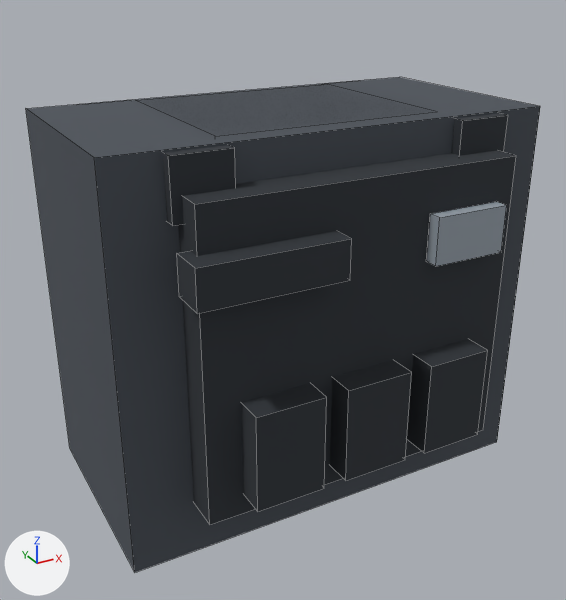
A saved change to the FBX model assets/3d/export/pc_recon_upper_torso.fbx.
The view is the same before and after, from a camera (50 mm lens) standing at (-1.64, -2.96, 1.44) and looking at (-0.04, -0.05, -0.01). Every picture has the same lights, and +X, +Y and +Z are marked at lower left. The picture after the commit comes second. Mesh edges are drawn as thin lines.

Names of what the first picture shows: 'pc_recon_upper_torso'.
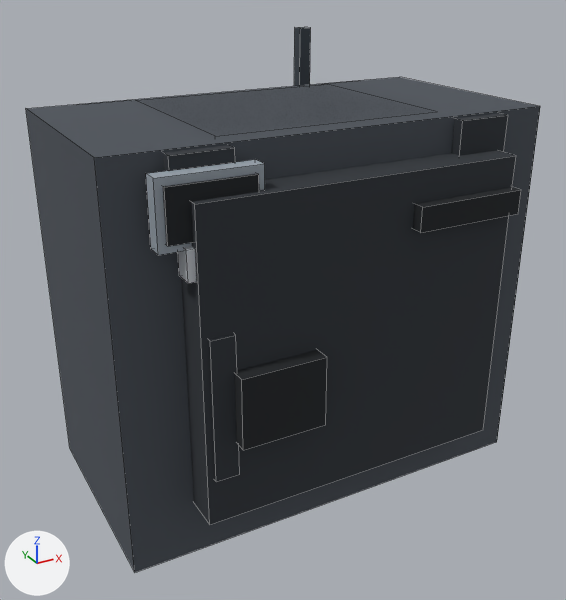
Boxes (x1, y1, x2, y2) around the edits, measured in the pictures (566 x 600 px):
```json
{"object": "pc_recon_upper_torso", "change": "reshaped", "before": [26, 77, 540, 572], "after": [26, 27, 540, 572], "on screen": "10% taller"}
{"part": 1, "of": "me_pc_recon_upper_torso", "change": "added", "after": [178, 246, 196, 283]}
{"part": 2, "of": "me_pc_recon_upper_torso", "change": "added", "after": [146, 160, 265, 255]}
{"part": 3, "of": "me_pc_recon_upper_torso", "change": "added", "after": [163, 174, 259, 246]}
{"part": 4, "of": "me_pc_recon_upper_torso", "change": "added", "after": [413, 187, 521, 233]}
{"part": 5, "of": "me_pc_recon_upper_torso", "change": "added", "after": [294, 27, 311, 86]}
{"part": 6, "of": "me_pc_recon_upper_torso", "change": "added", "after": [235, 350, 327, 450]}
{"part": 7, "of": "me_pc_recon_upper_torso", "change": "added", "after": [209, 334, 240, 482]}
{"part": 8, "of": "me_pc_recon_upper_torso", "change": "deleted", "before": [426, 202, 507, 266]}
{"part": 9, "of": "me_pc_recon_upper_torso", "change": "deleted", "before": [242, 383, 327, 511]}
{"part": 10, "of": "me_pc_recon_upper_torso", "change": "deleted", "before": [177, 231, 352, 314]}
{"part": 11, "of": "me_pc_recon_upper_torso", "change": "deleted", "before": [330, 360, 412, 481]}
{"part": 12, "of": "me_pc_recon_upper_torso", "change": "deleted", "before": [407, 339, 488, 453]}
```

Scene script edits in JSON lines:
```json
{"block": "me_pc_recon_upper_torso", "where": "# used by ob_pc_recon_upper_torso; location = (0.0, 0.0, 0.0)"}
{"op": "remove", "block": "me_pc_recon_upper_torso", "code": "me_pc_recon_upper_torso.from_pydata(...)  # 88 vertices, 66 faces; spans x -0.97..0.97, y -0.78..0.66, z -0.85..0.85"}
{"op": "add", "block": "me_pc_recon_upper_torso", "code": "me_pc_recon_upper_torso.from_pydata(...)  # 128 vertices, 96 faces; spans x -0.97..0.97, y -0.73..0.78, z -0.85..1.1"}
{"block": "me_pc_recon_upper_torso", "change": "me_pc_recon_upper_torso part 1: a new loose piece, a box spanning x -0.73..-0.51, y -0.64..-0.56, z 0.42..0.54, in mat_palette (picture img_palette_png)"}
{"block": "me_pc_recon_upper_torso", "change": "me_pc_recon_upper_torso part 2: a new loose piece, a box spanning x -0.82..-0.42, y -0.615..-0.545, z 0.53..0.79, in mat_palette (picture img_palette_png)"}
{"block": "me_pc_recon_upper_torso", "change": "me_pc_recon_upper_torso part 3: a new loose piece, a box spanning x -0.79..-0.45, y -0.63..-0.53, z 0.56..0.76, in mat_palette (picture img_palette_png)"}
{"block": "me_pc_recon_upper_torso", "change": "me_pc_recon_upper_torso part 4: a new loose piece, a box spanning x 0.2..0.7, y -0.71..-0.65, z 0.47..0.57, in mat_palette (picture img_palette_png)"}
{"block": "me_pc_recon_upper_torso", "change": "me_pc_recon_upper_torso part 5: a new loose piece, a box spanning x 0.47..0.53, y 0.69..0.75, z -0.1..1.1, in mat_palette (picture img_palette_png)"}
{"block": "me_pc_recon_upper_torso", "change": "me_pc_recon_upper_torso part 6: a new loose piece, a box spanning x -0.58..-0.22, y -0.73..-0.63, z -0.25..0.05, in mat_palette (picture img_palette_png)"}
{"block": "me_pc_recon_upper_torso", "change": "me_pc_recon_upper_torso part 7: a new loose piece, a box spanning x -0.67..-0.57, y -0.67..-0.53, z -0.4..0.2, in mat_palette (picture img_palette_png)"}
{"block": "me_pc_recon_upper_torso", "change": "me_pc_recon_upper_torso part 8: the loose piece of 8 vertices spanning x 0.28..0.62, y -0.72..-0.66, z 0.32..0.52 is deleted"}
{"block": "me_pc_recon_upper_torso", "change": "me_pc_recon_upper_torso part 9: the loose piece of 8 vertices spanning x -0.55..-0.25, y -0.78..-0.62, z -0.51..-0.09 is deleted"}
{"block": "me_pc_recon_upper_torso", "change": "me_pc_recon_upper_torso part 10: the loose piece of 8 vertices spanning x -0.75..-0.15, y -0.76..-0.6, z 0.36..0.52 is deleted"}
{"block": "me_pc_recon_upper_torso", "change": "me_pc_recon_upper_torso part 11: the loose piece of 8 vertices spanning x -0.15..0.15, y -0.78..-0.62, z -0.51..-0.09 is deleted"}
{"block": "me_pc_recon_upper_torso", "change": "me_pc_recon_upper_torso part 12: the loose piece of 8 vertices spanning x 0.25..0.55, y -0.78..-0.62, z -0.51..-0.09 is deleted"}
{"block": "me_pc_recon_upper_torso", "change": "other edits to the shape of me_pc_recon_upper_torso do not show in these pictures"}
```
